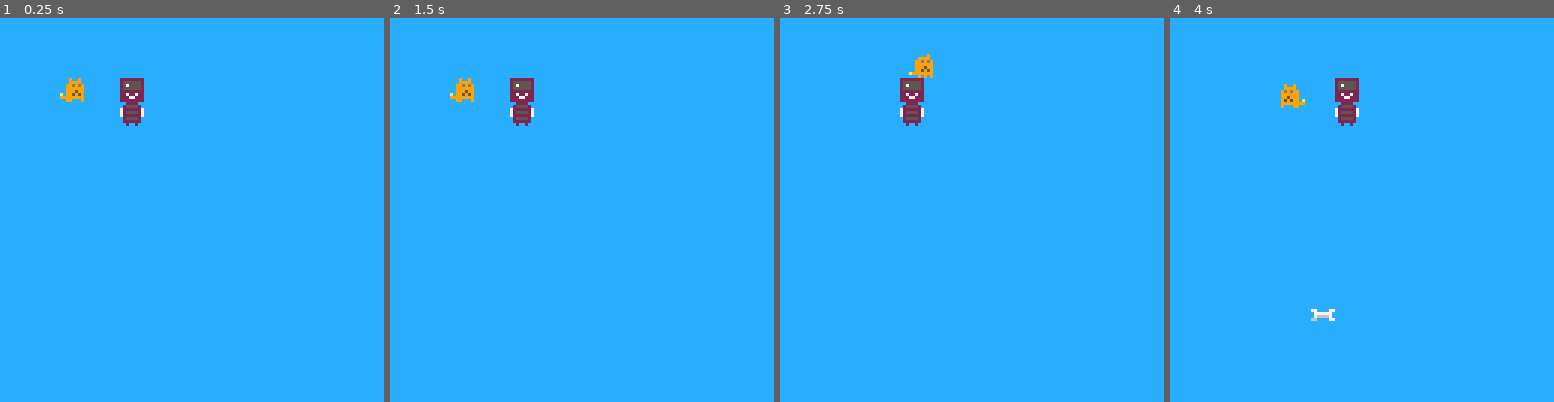
Above: before the commit, frames 1-4 (left to right).
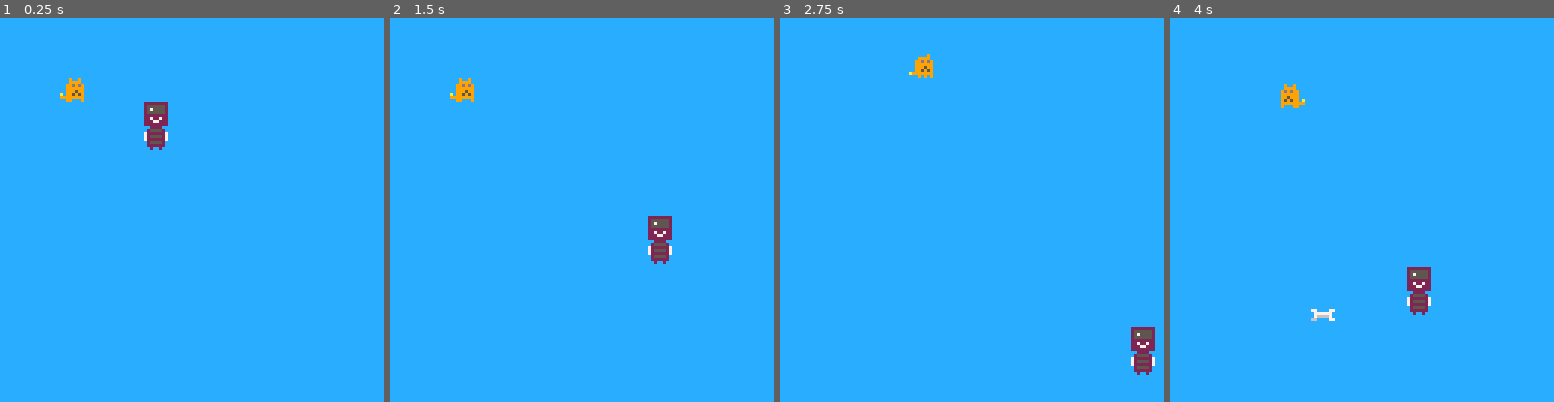
Above: after the commit, the same moments.

Repository: CornflakesOnGit/bonk-thief-horror
Game: PICO-8 cartridge bonk.p8
Same seed, same stepped clock (60 frames per second), same inputs: the game is played once before the commit and once after it.
Inputs:
- Up to frame 1 (0.25 s): no input
- Up to frame 2 (1.5 s): no input
- Up to frame 3 (2.75 s): hold Right 1.6-2.1 s; hold Up 2.15-2.42 s; hold Right from 2.47 s (still down)
- Up to frame 4 (4 s): release Right at 3.03 s; hold Left 3.08-3.58 s; hold Down 3.63-3.97 s

The runs differ from the first frame. In frame 1, 1.4% of the frame differs, in the area x 31-44%, y 15-35%; in frame 2, 1.4%; in frame 3, 1.4%; in frame 4, 1.4%.

Commit message:
thief is now the DVD logo (this version works)
(he bounces off walls, with random initial direction)

Diff:
--- a/bonk.p8
+++ b/bonk.p8
@@ -59,9 +59,27 @@
         {5, 21}, -- First animation frame
         {6, 22} -- Second animation frame
     },
+-- Random initial direction (-1, 0, 1)
+    direction = {x = flr(rnd(3)) - 1, y = flr(rnd(3)) - 1},
     currentFrame = 1,
-    speed = 0.7
+    spd = 1
 }
+
+--Thief movement logic {#c0c}
+-- Loop to ensure the thief doesn't move straight right, up, or down
+while thief.direction.x == 1 and thief.direction.y == 0
+    or thief.direction.y == 1 and thief.direction.x == 0
+    or thief.direction.y == -1 and thief.direction.x == 0 do
+    thief.direction = {x = flr(rnd(3)) - 1, y = flr(rnd(3)) - 1}
+end
+
+--Prevent standstill {#c0c}
+-- Check if both direction components are zero, and if so, set a default direction
+    if thief.direction.x == 0 and thief.direction.y == 0 then
+        thief.direction = {x = 1, y = 1} -- If both are zero, default to (1, 1)
+    end
+
+
 
 -- Function for drawing thief {#c0c}
 function drawThief()
@@ -153,37 +172,18 @@
     spawnBone()
 end
 
-
--- Find the nearest bone {#c0c}
-function findNearestBone()
-    local nearestBone = nil
-    local minDistSq = 999999 -- Initialize a large value for comparison
-    for i = 1, #bones do
-        local bone = bones[i]
-        if bone.active then
-            local distSq = distanceSquared(thief.position.x, thief.position.y, bone.x, bone.y)
-            if distSq < minDistSq then
-                minDistSq = distSq
-                nearestBone = bone
-            end
-        end
-    end
-    return nearestBone
-end
-
--- Move the thief towards the nearest bone {#c0c}
-    function moveThiefTowardsNearestBone(nearestBone)
-        if nearestBone then
-            local angle = atan2(nearestBone.y - thief.position.y, nearestBone.x - thief.position.x)
-            thief.position.x = thief.position.x + cos(angle) * thief.speed
-            thief.position.y = thief.position.y + sin(angle) * thief.speed
-        end
-    end
-
-
--- Thief logic {#c0c}
-    local nearestBone = findNearestBone()
-    moveThiefTowardsNearestBone(nearestBone)
+-- Move the thief randomly {#c0c}
+    -- Move thief
+    thief.position.x += thief.direction.x * thief.spd
+    thief.position.y += thief.direction.y * thief.spd
+-- Bounce off the walls
+    if thief.position.x <= 0 or thief.position.x >= 120 then
+        thief.direction.x *= -1 -- Reverse horizontal direction
+    end
+    if thief.position.y <= 0 or thief.position.y >= 112 then
+        thief.direction.y *= -1 -- Reverse vertical direction
+    end
+
 
     -- Handle other game logic, interactions, etc. HERE
 
